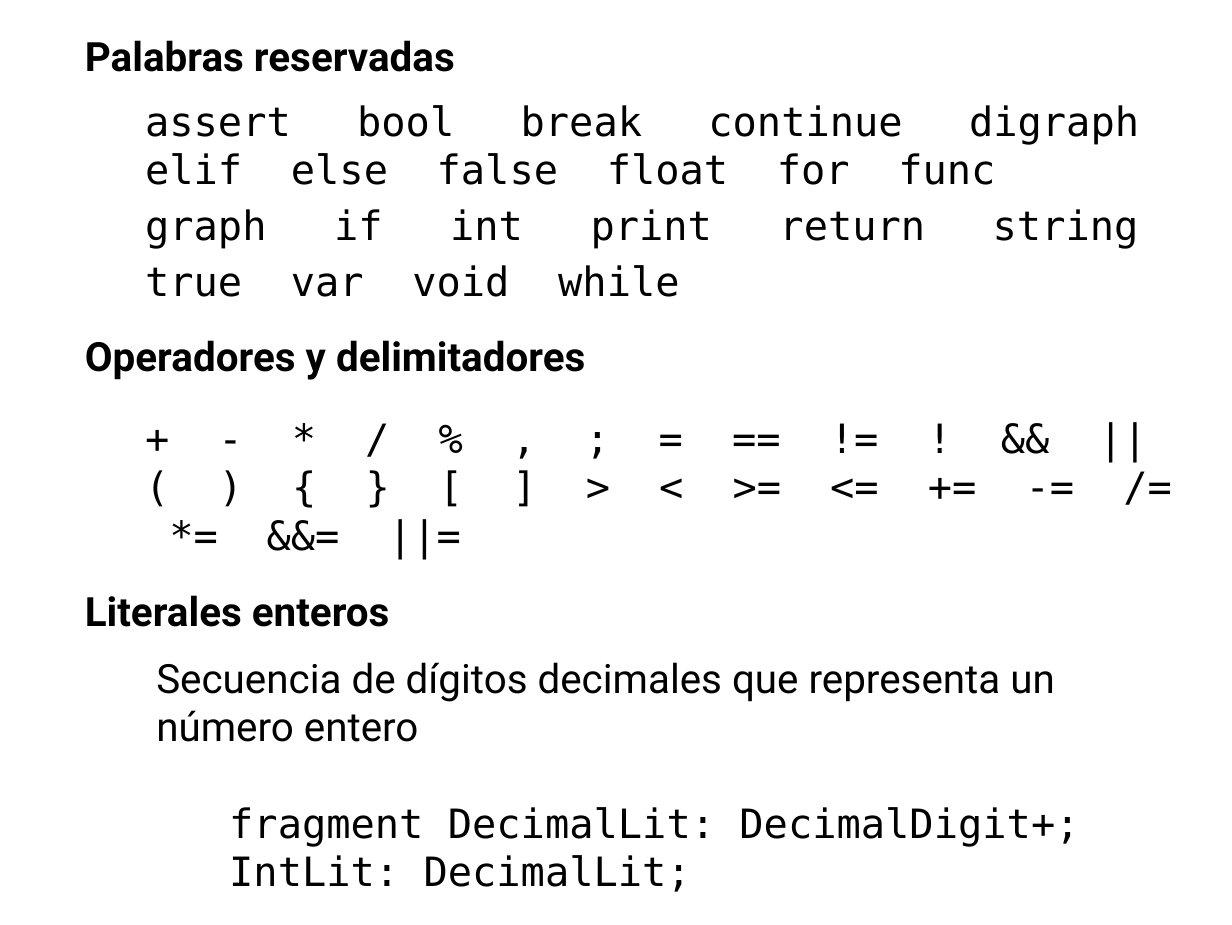
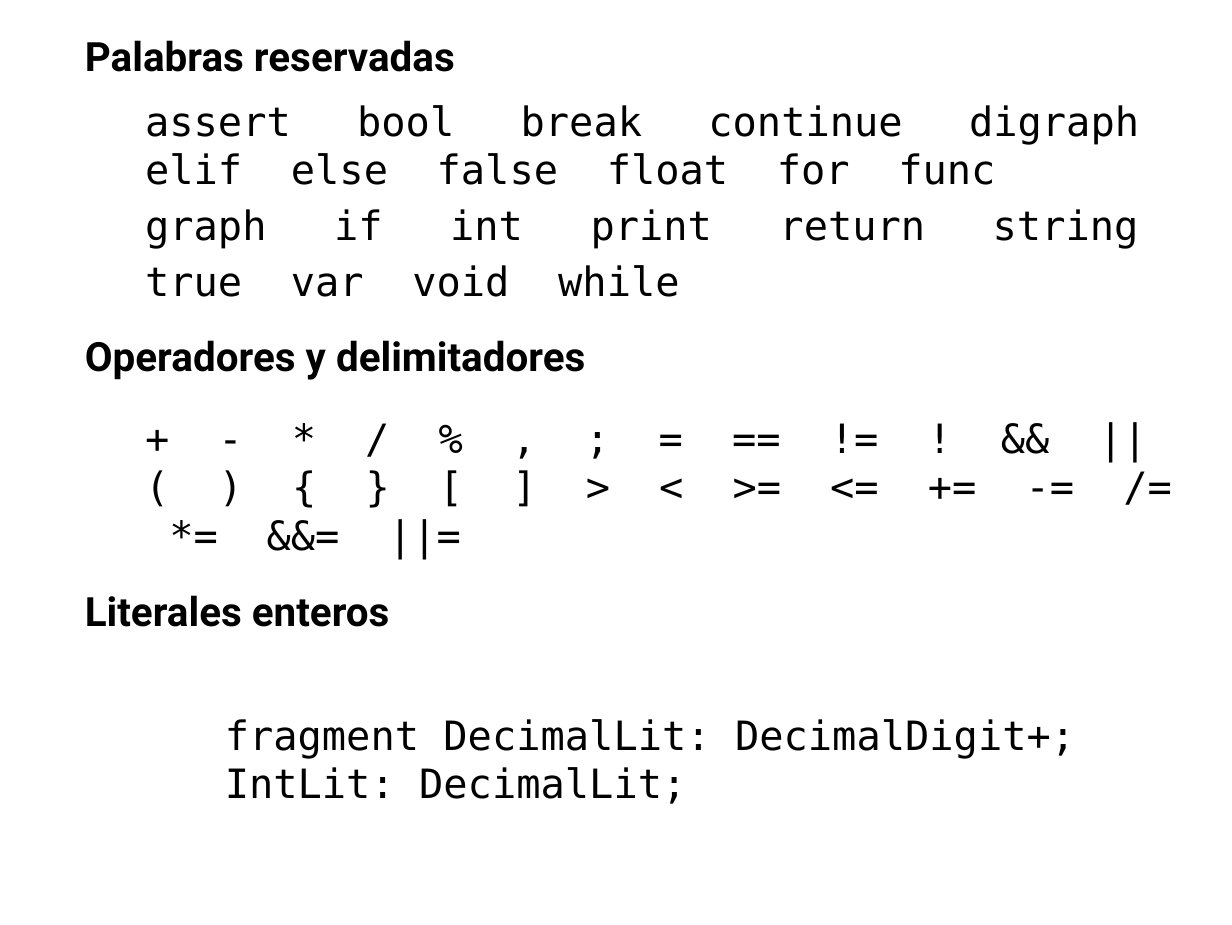
Before and after one commit to GAPM/cg, a slide deck: slide 13 of doc/CG.odp (slide 14 before the commit). Drawn at 1232x925 pixels with LibreOffice and Linux fonts; fonts in the diff are those of the drawing. Boxes give left, top, right and bottom in pixels: in the first picture for what was removed or moved away, otherwise in the second. Text is boxed around its words. In the diff, an @@ line names an element or a change of style, - is before the commit and + after.

```diff
--- a/doc/CG.odp
+++ b/doc/CG.odp
@@ text "fragment DecimalLit: DecimalDigit+;": place and size @@
-text "fragment DecimalLit: DecimalDigit+;" at box(156, 662, 1079, 892)
+text "fragment DecimalLit: DecimalDigit+;" at box(225, 719, 1075, 804)
@@ text at box(156, 662, 1055, 742): paragraph removed @@
-Secuencia de dígitos decimales que representa un número entero
```
Also in this commit, not shown: 11 other slides changed, 1 slide added, 6 slides removed.
